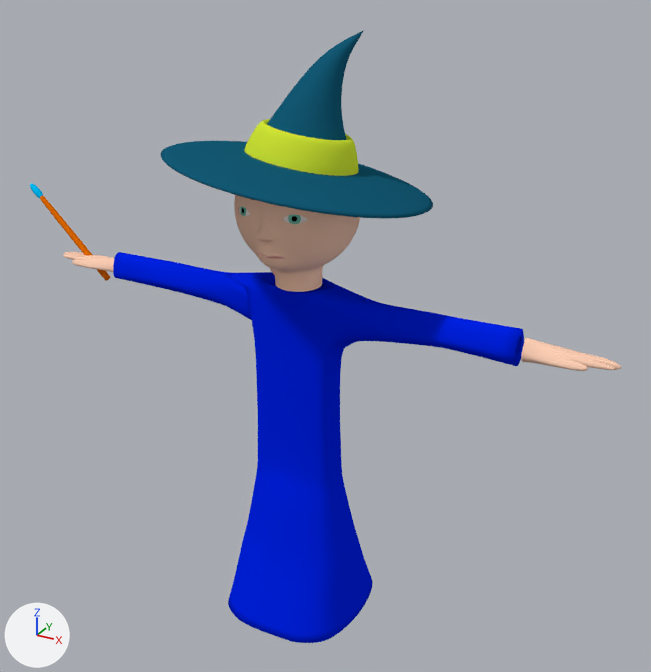
Before and after pictures for a commit that changed the Blender file resources/OBJ Witch Hat/backup2-wizard.blend.
Camera for both pictures: a camera (50 mm lens) standing at (14.0, -23.5, 14.6) and looking at (0.6, 0.9, 2.4). The lights are fixed; the arrows at lower left show +X, +Y and +Z.
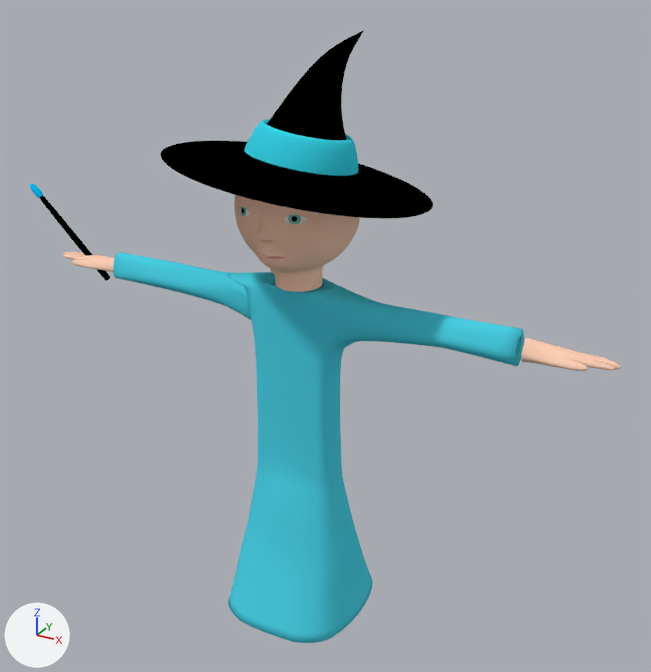
Where the change shows, as pixel boxes (x1, y1, x2, y2) in the pictures (651 x 672 px):
'Sphere.004', recoloured (blue to cyan)
    both: (228, 272, 524, 643)
'Sphere.002', recoloured (blue to cyan)
    both: (113, 252, 252, 320)
'Circle.002', recoloured (orange to black)
    both: (37, 192, 110, 281)
part 1 of me_circle_006, recoloured (cyan to black)
    both: (161, 30, 433, 218)
part 2 of me_circle_006, recoloured
    both: (244, 119, 358, 176)

What changed in the scene script:
```text
Change mat_material_024:
    mat_material_024.base_color: (0.8, 0.151, 0.0) -> (0.0, 0.0, 0.0)  # orange #e76c00 -> black #000000
Add mat_body:
    mat_body = diffuse_material('Body')
    mat_body.base_color = (0.0714, 0.648, 0.8)  # cyan #4cd3e7
Add mat_hataccent:
    mat_hataccent = diffuse_material('HatAccent')
    mat_hataccent.base_color = (0.0391, 0.648, 0.8)  # cyan #38d3e7
Add mat_hat:
    mat_hat = diffuse_material('Hat')
    mat_hat.base_color = (0.0, 0.0, 0.0)  # black #000000
Change me_sphere_005:
    where me_sphere_005.from_pydata(...)  # 51 vertices, 40 faces; spans x -3.79..-0.73, y -0.33..0.33, z -2.01..-1.23
    remove me_sphere_005.materials.append(mat_material_027)  # blue #0022e7
    add me_sphere_005.materials.append(mat_body)  # cyan #4cd3e7
Change me_circle_006:
    where me_circle_006.from_pydata(...)  # 353 vertices, 353 faces; spans x -1.57..1.57, y -1.57..1.57, z -0.13..1.39
    used by ob_circle_003; location = (0.19, 0.0, 8.32); rotation_euler = (-0.0232, 0.193, 0.603), in degrees (-1.3, 11, 35); scale = (3.1, 3.1, 3.1)
    me_circle_006 part 1: all 289 faces that had it switch from mat_material_026 (dark cyan #155a75) to mat_hat (black #000000)
    me_circle_006 part 2: all 64 faces that had it switch from mat_material_025 (yellow #d1e736) to mat_hataccent (cyan #38d2e7)
Change me_sphere_007:
    where me_sphere_007.from_pydata(...)  # 252 vertices, 218 faces; spans x -1.31..3.79, y -1.29..1.17, z -7.48..-1.13
    remove me_sphere_007.materials.append(mat_material_027)  # blue #0022e7
    add me_sphere_007.materials.append(mat_body)  # cyan #4cd3e7
```
